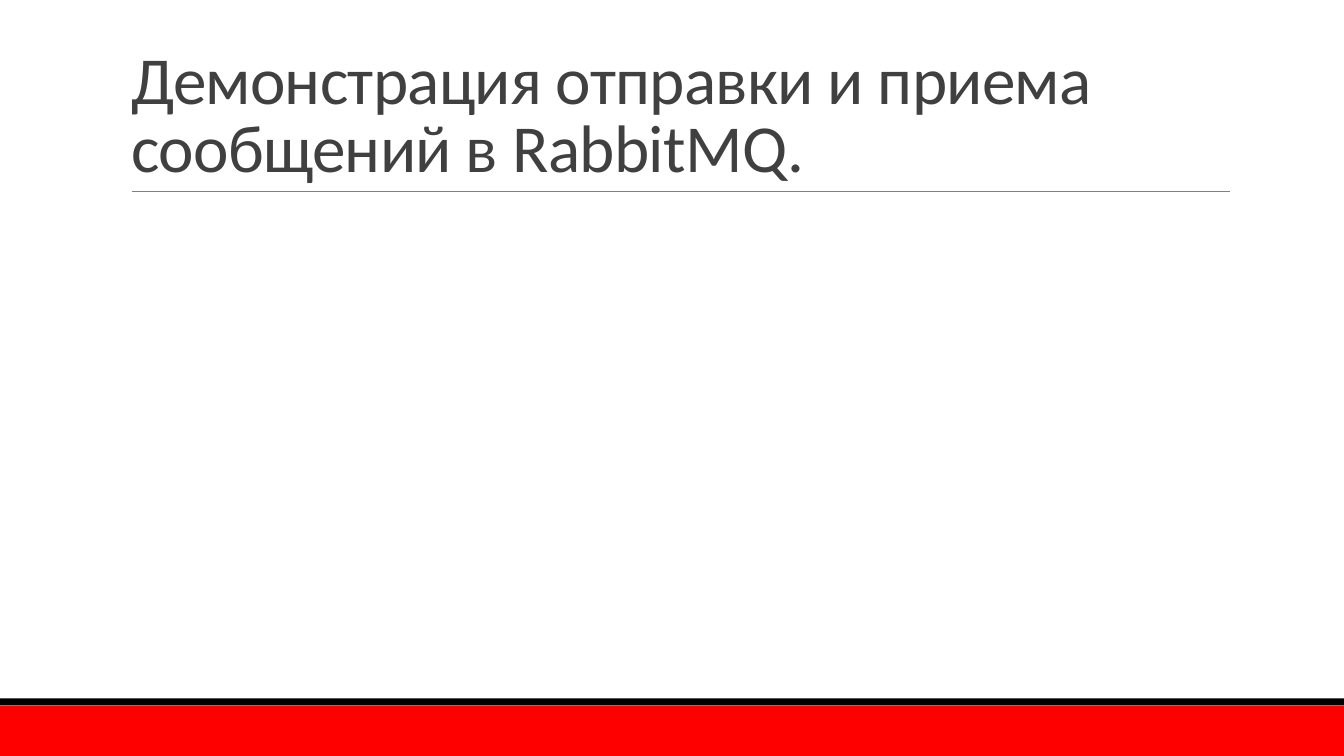
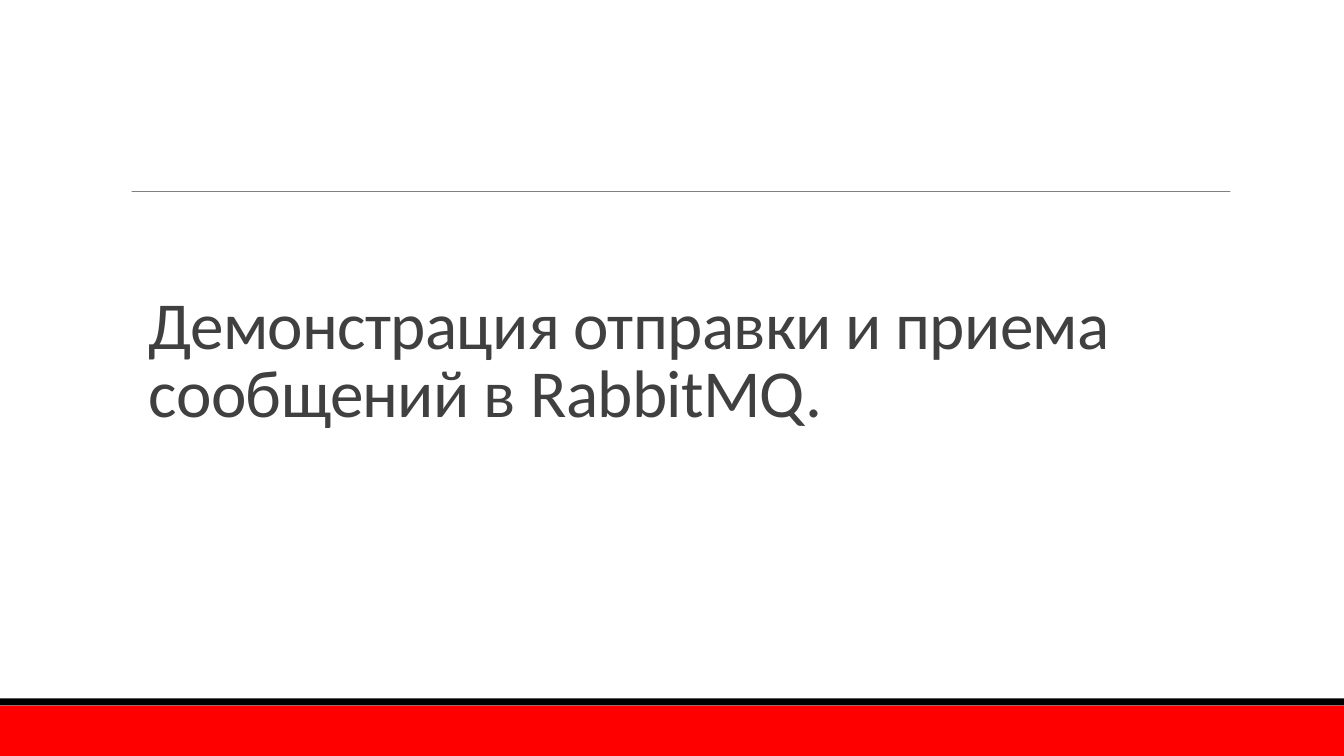
Before and after one commit to TurCons/DisconfRabbitMq, a slide deck: slide 17 of presentation/RabbitMQ.pptx (slide 16 before the commit). Drawn at 1344x756 pixels with LibreOffice and Linux fonts; fonts in the diff are those of the drawing; background and template pictures are left out. Boxes give left, top, right and bottom in pixels: in the first picture for what was removed or moved away, otherwise in the second. Text is boxed around its words. In the diff, an @@ line names an element or a change of style, - is before the commit and + after.

```diff
--- a/presentation/RabbitMQ.pptx
+++ b/presentation/RabbitMQ.pptx
@@ title "Демонстрация отправки и приема сообщений ...": place and size @@
-title "Демонстрация отправки и приема сообщений ..." at box(131, 61, 1092, 183)
+title "Демонстрация отправки и приема сообщений ..." at box(149, 306, 1110, 428)
```
Also in this commit, not shown: 8 other slides changed, 1 slide added, 6 other files.
